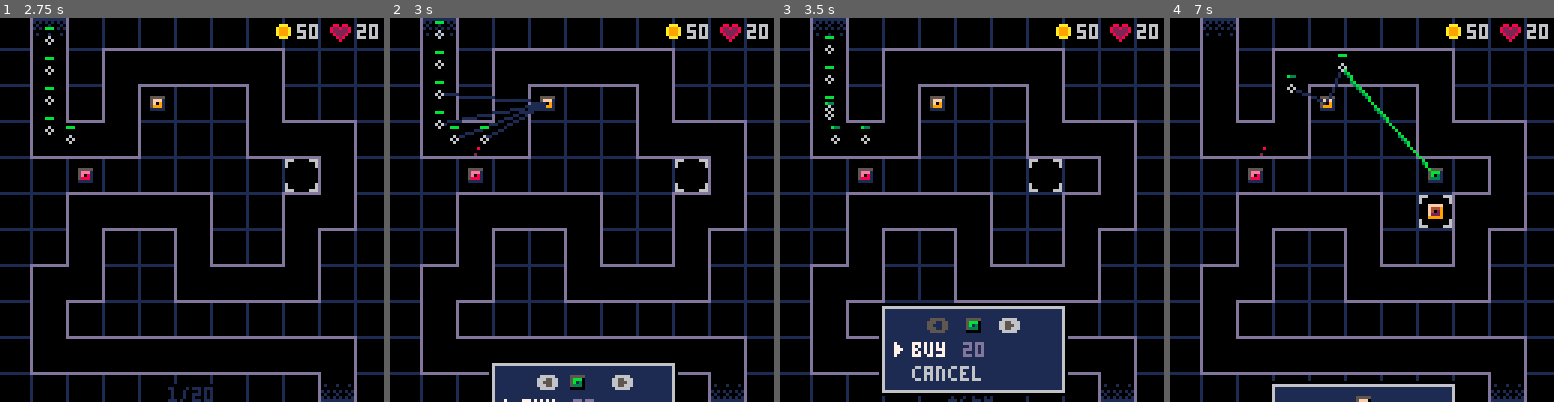
Above: before the commit, frames 1-4 (left to right).
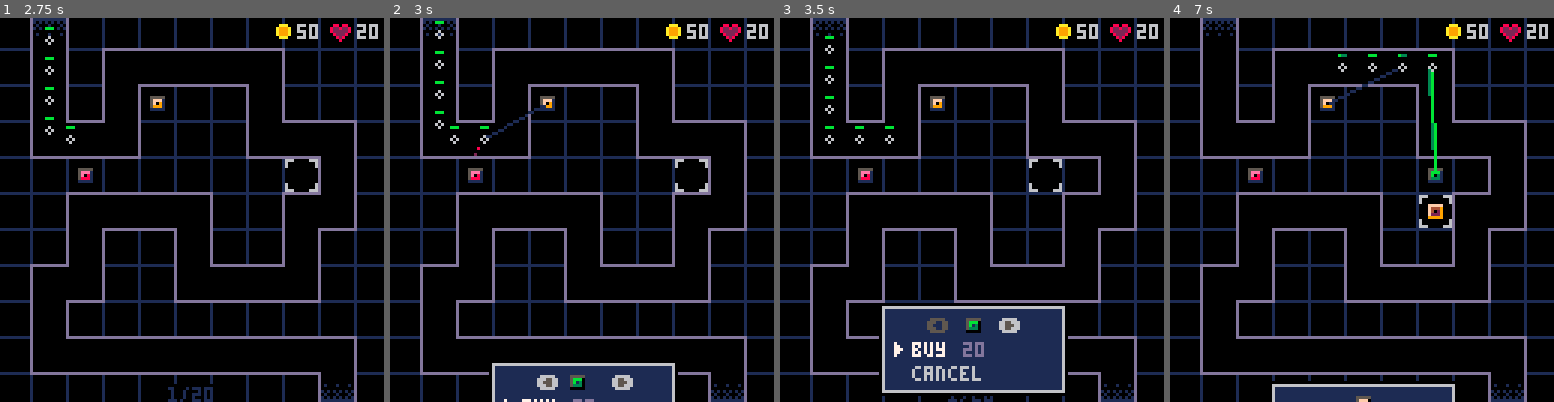
Above: after the commit, the same moments.

Repository: beardedsakimonkey/pixel_td.p8
Game: PICO-8 cartridge pixel_td.p8
Two runs of this game, one before a commit and one after it. Both use one fixed random seed, a clock stepped at 60 frames per second and the inputs below.
Inputs:
- Up to frame 1 (2.75 s): tap X (X key) at 0.33, 1.07, 1.85 s; tap O (Z key) at 0.7, 1.7, 2.1, 2.5 s; hold Right 1.6-2.1 s; hold Up 2.15-2.42 s; hold Right from 2.47 s (still down)
- Up to frame 2 (3 s): keep holding Right; tap O (Z key) at 2.9 s; tap X (X key) at 2.97 s
- Up to frame 3 (3.5 s): release Right at 3.03 s; hold Left from 3.08 s (still down); tap O (Z key) at 3.3 s
- Up to frame 4 (7 s): release Left at 3.58 s; hold Down 3.63-3.97 s; tap O (Z key) every 0.4 s from 3.7 to 6.9 s; hold Right 4.02-4.68 s; tap X (X key) at 4.08, 5.2, 6.32 s; hold Up 4.73-5.03 s; hold Left 5.08-5.68 s; hold Down 5.73-6.03 s; hold Right 6.08-6.58 s; hold Right from 6.63 s (still down)

Frame 1 is identical in both runs. In frame 2, 0.5% of the frame differs, in the area x 14-41%, y 19-32%; in frame 3, 0.2%; in frame 4, 1.0%, in the area x 23-70%, y 9-40%.

Commit message:
add max_bullets to tower cfg

Diff:
--- a/bullet.lua
+++ b/bullet.lua
@@ -99,8 +99,6 @@
     for enmy in all(enemies) do
         if is_in_range(enmy, twr) then
             add(twr.bullets, {
-                -- x=0, y=0,
-                -- rotation=0,
                 age=0,
                 enemy=enmy,
                 particles={},
@@ -126,9 +124,6 @@
 
 -- Yellow ----------------------------------------------------------------------
 
-local MAX_BULLETS_YELLOW = 3
-local MAX_AGE_YELLOW = 60
-
 local function update_bullets_yellow(twr)
     for blt in all(twr.bullets) do
         if blt.enemy.hp == 0 then
@@ -138,7 +133,7 @@
         end
     end
     if #twr.bullets == 0 then return end
-    if twr.bullets[1].age >= MAX_AGE_YELLOW then
+    if twr.bullets[1].age >= 60 then
         twr.bullets = {}
     else
         if twr.bullets[1].age == 30 then
@@ -156,18 +151,12 @@
     twr.cd = max(0, twr.cd-1)
     if twr.cd > 0 or #twr.bullets > 0 then return end
     for enmy in all(enemies) do
-        if is_in_range(enmy, twr) then
+        if #twr.bullets < twr.max_bullets and is_in_range(enmy, twr) then
             add(twr.bullets, {
-                -- x=0, y=0,
-                -- rotation=0,
                 age=0,
                 enemy=enmy,
-                -- particles={},
             })
             twr.cd = twr.atkspd
-            if #twr.bullets > MAX_BULLETS_YELLOW then
-                return
-            end
         end
     end
 end
--- a/core.lua
+++ b/core.lua
@@ -71,7 +71,6 @@
     init_towers()
 end
 
-
 --------------------------------------------------------------------------------
 -- UPDATE
 --------------------------------------------------------------------------------
--- a/tower.lua
+++ b/tower.lua
@@ -3,21 +3,21 @@
 MAX_TWR = 3 -- how many types of towers are there
 
 tower_cfg = {
-    {dmg=0.2, range=30, atkspd=0},   -- lvl 1 green
-    {dmg=2,   range=30, atkspd=40},  -- lvl 1 red
-    {dmg=2,   range=30, atkspd=120}, -- lvl 1 yellow
+    {dmg=0.2, range=30},                            -- lvl 1 green
+    {dmg=2,   range=30, atkspd=40},                 -- lvl 1 red
+    {dmg=2,   range=30, atkspd=120},                -- lvl 1 yellow
 
-    {dmg=0.2, range=30, atkspd=0},   -- lvl 2 green
-    {dmg=2,   range=30, atkspd=40},  -- lvl 2 red
-    {dmg=2,   range=30, atkspd=120}, -- lvl 2 yellow
+    {dmg=0.2, range=30},                            -- lvl 2 green
+    {dmg=2,   range=30, atkspd=40},                 -- lvl 2 red
+    {dmg=2,   range=30, atkspd=120, max_bullets=2}, -- lvl 2 yellow
 
-    {dmg=0.2, range=30, atkspd=0},   -- lvl 3 green
-    {dmg=2,   range=30, atkspd=40},  -- lvl 3 red
-    {dmg=2,   range=30, atkspd=120}, -- lvl 3 yellow
+    {dmg=0.2, range=30},                            -- lvl 3 green
+    {dmg=2,   range=30, atkspd=40},                 -- lvl 3 red
+    {dmg=2,   range=30, atkspd=120, max_bullets=3}, -- lvl 3 yellow
 
-    {dmg=0.2, range=30, atkspd=0},   -- lvl 4 green
-    {dmg=2,   range=30, atkspd=40},  -- lvl 4 red
-    {dmg=2,   range=30, atkspd=120}, -- lvl 4 yellow
+    {dmg=0.2, range=30},                            -- lvl 4 green
+    {dmg=2,   range=30, atkspd=40},                 -- lvl 4 red
+    {dmg=2,   range=30, atkspd=120, max_bullets=4}, -- lvl 4 yellow
 }
 
 function is_green_twr(type)  return type % MAX_TWR == 1 end
@@ -39,8 +39,9 @@
         type=type,
         x=x, y=y, -- in grid coordinates
         bullets={},
+        max_bullets=cfg.max_bullets or 1,
         cd=0, -- in frames
-        atkspd=cfg.atkspd,
+        atkspd=cfg.atkspd or 0,
         dmg=cfg.dmg,
         range=cfg.range,
         age=0, -- for flicker
